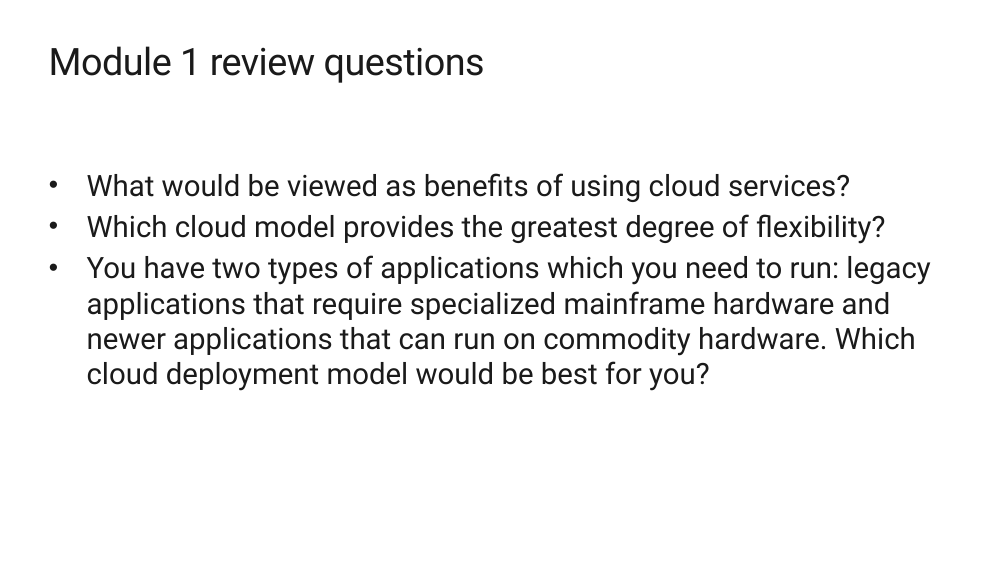
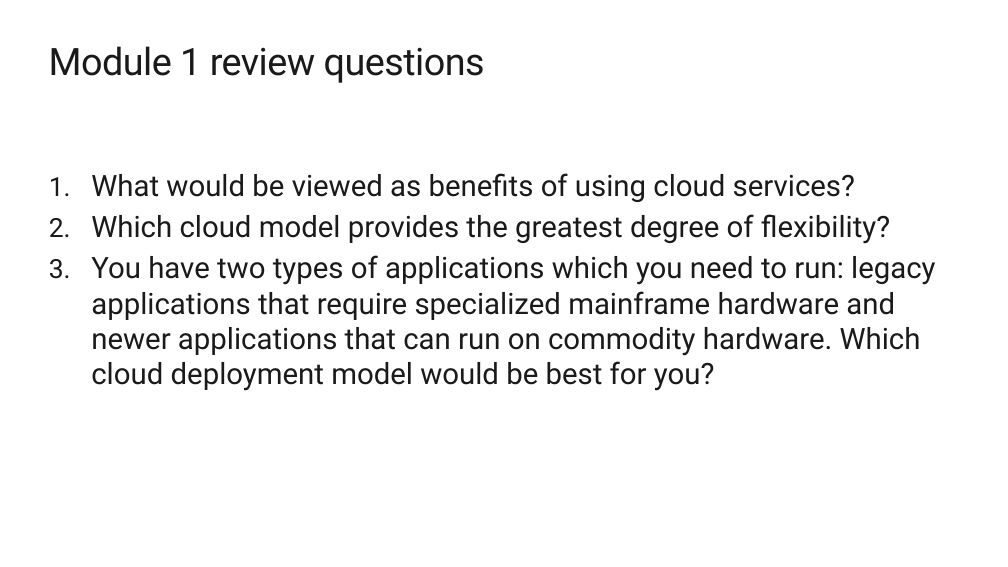
Before and after one commit to eamonnk/azfund, a slide deck: slide 24 of Templates/PPTs and pdfs released apr 2019/AZ-900T01 Microsoft Azure Fundamentals-01.pptx. Drawn at 1008x567 pixels with LibreOffice and Linux fonts; fonts in the diff are those of the drawing; background and template pictures are left out. Boxes give left, top, right and bottom in pixels: in the first picture for what was removed or moved away, otherwise in the second. Text is boxed around its words. In the diff, an @@ line names an element or a change of style, - is before the commit and + after.

```diff
--- a/Templates/PPTs and pdfs released apr 2019/AZ-900T01 Microsoft Azure Fundamentals-01.pptx
+++ b/Templates/PPTs and pdfs released apr 2019/AZ-900T01 Microsoft Azure Fundamentals-01.pptx
@@ text "What would be viewed as ..." at (91,173,935,391): bullet • to 1. @@
```
Also in this commit, not shown: 1 other file.
